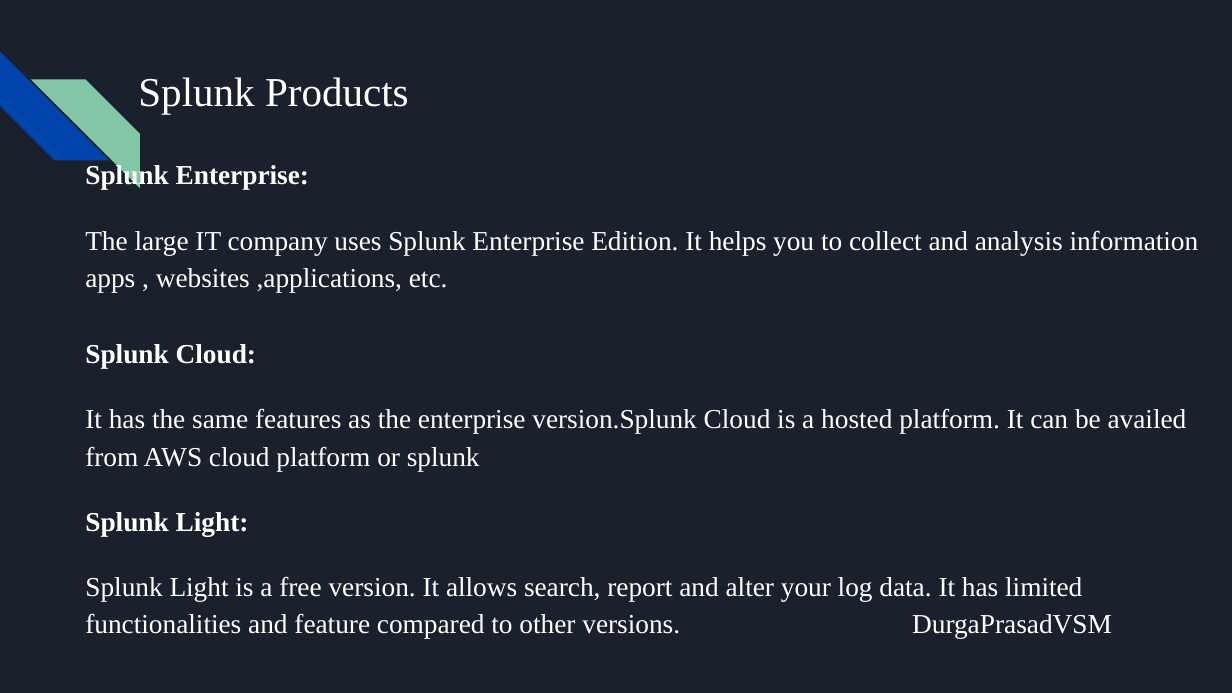
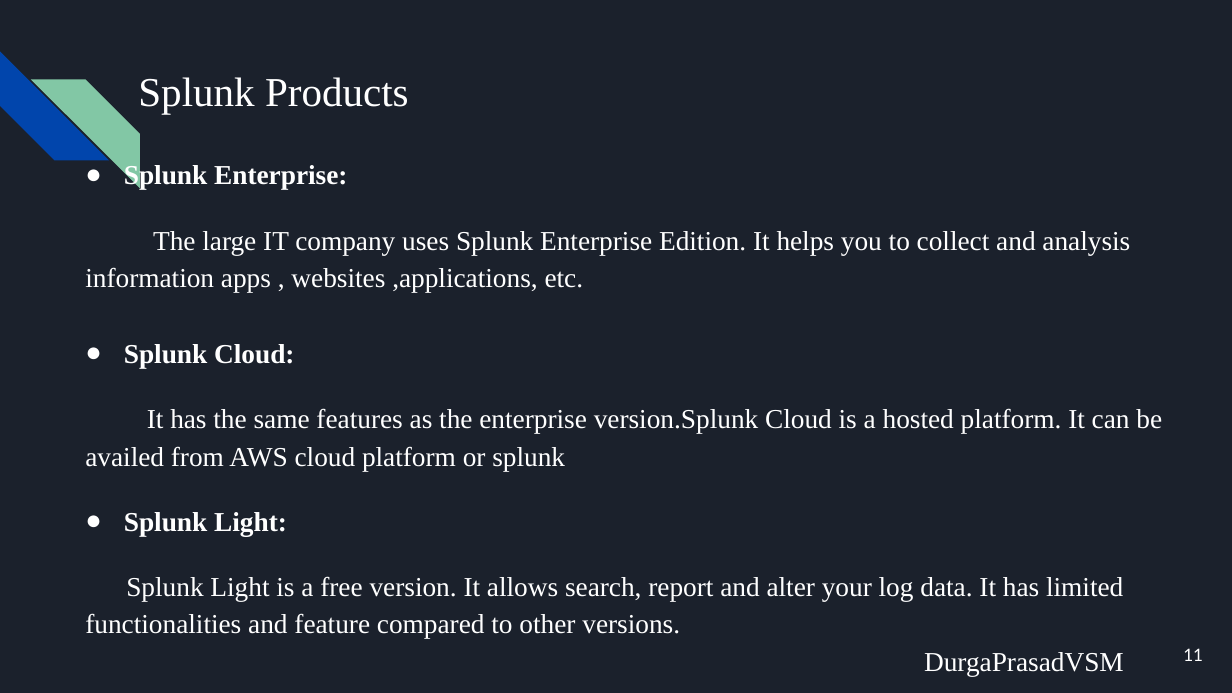
Before and after one commit to VSMDURGAPRASAD/splunk-project, a slide deck: slide 11 of docs/Splunk.pptx (slide 8 before the commit). Drawn at 1232x693 pixels with LibreOffice and Linux fonts; fonts in the diff are those of the drawing. Boxes give left, top, right and bottom in pixels: in the first picture for what was removed or moved away, otherwise in the second. Text is boxed around its words. In the diff, an @@ line names an element or a change of style, - is before the commit and + after.

```diff
--- a/docs/Splunk.pptx
+++ b/docs/Splunk.pptx
@@ text at (x1=124, y1=164, x2=347, y2=536): bullet none to ● @@
@@ text at (x1=85, y1=576, x2=1124, y2=676): text changed @@
-Splunk Light is a free version. It allows search, report and alter your log data. It has limited functionalities and feature compared to other versions. DurgaPrasadVSM
+Splunk Light is a free version. It allows search, report and alter your log data. It has limited functionalities and feature compared to other versions.
+DurgaPrasadVSM
@@ page number added at (x1=1183, y1=648, x2=1203, y2=661), 10 pt, text #FFFFFF @@
+11
```
Also in this commit, not shown: 17 other slides changed.
